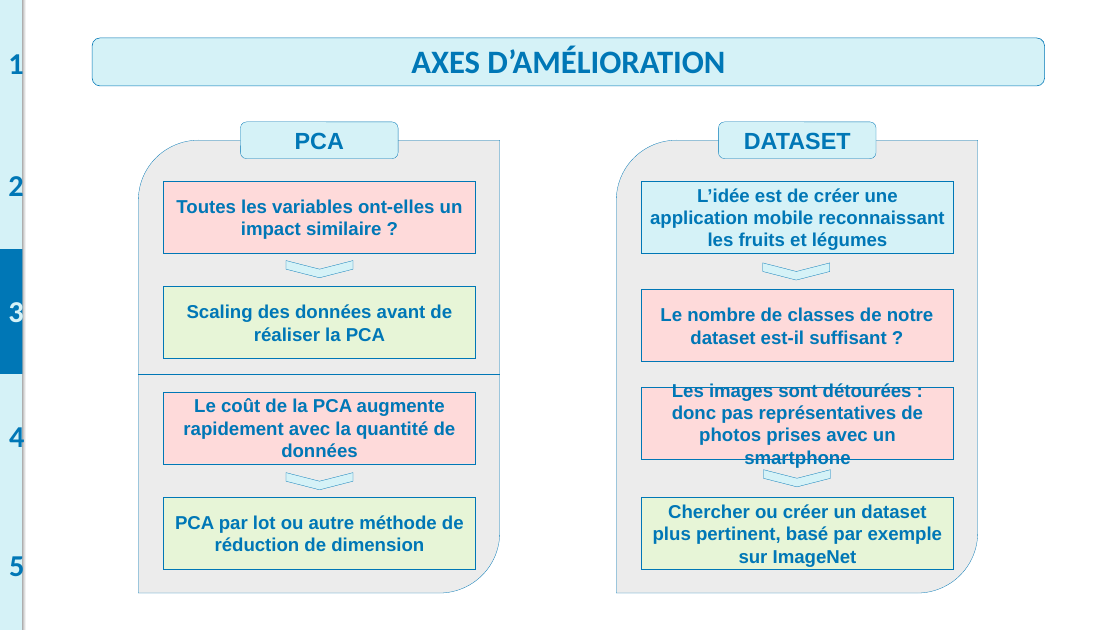
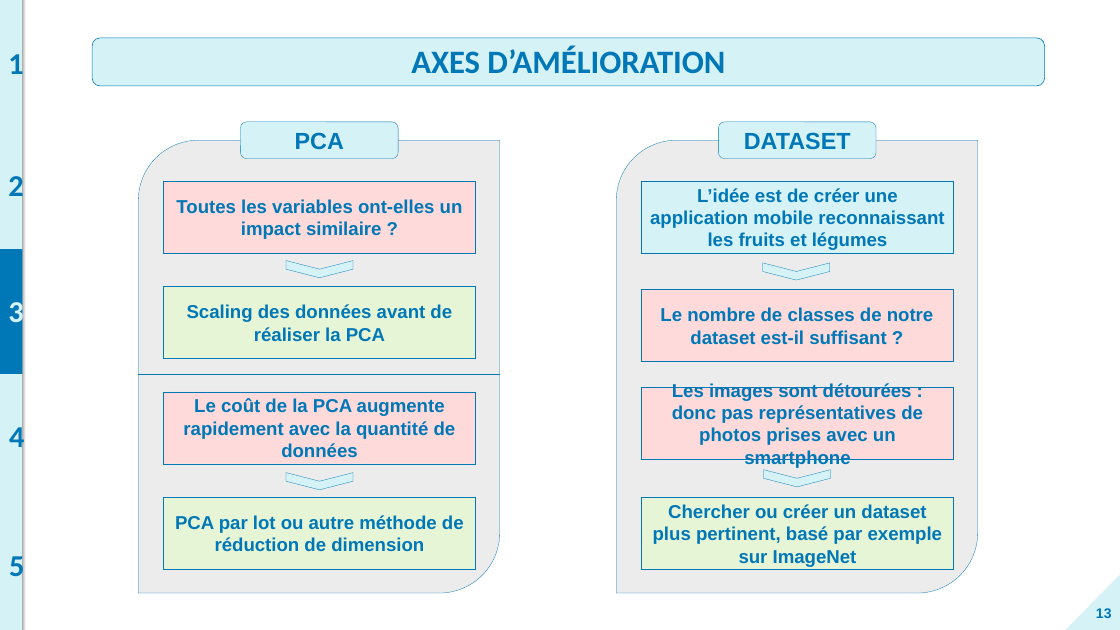
Before and after one commit to BiGHeaDMaX/Extraction-features-avec-Spark, a slide deck: slide 13 of 03 - Présentation.pptx. Drawn at 1120x630 pixels with LibreOffice and Linux fonts; fonts in the diff are those of the drawing. Boxes give left, top, right and bottom in pixels: in the first picture for what was removed or moved away, otherwise in the second. Text is boxed around its words. In the diff, an @@ line names an element or a change of style, - is before the commit and + after.

```diff
--- a/03 - Présentation.pptx
+++ b/03 - Présentation.pptx
@@ triangle added at (x1=1065, y1=575, x2=1120, y2=630), fill #D5F2F7 @@
@@ page number added at (x1=1096, y1=608, x2=1112, y2=618), 12 pt, text #0077B6, bold @@
+13
```
Also in this commit, not shown: 11 other slides changed.
